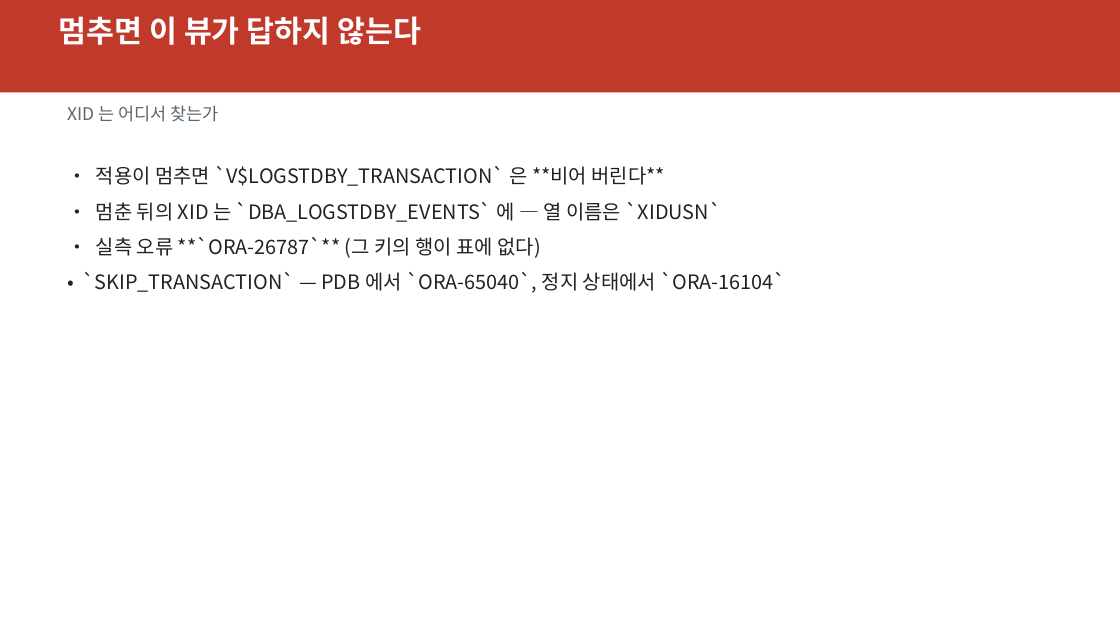
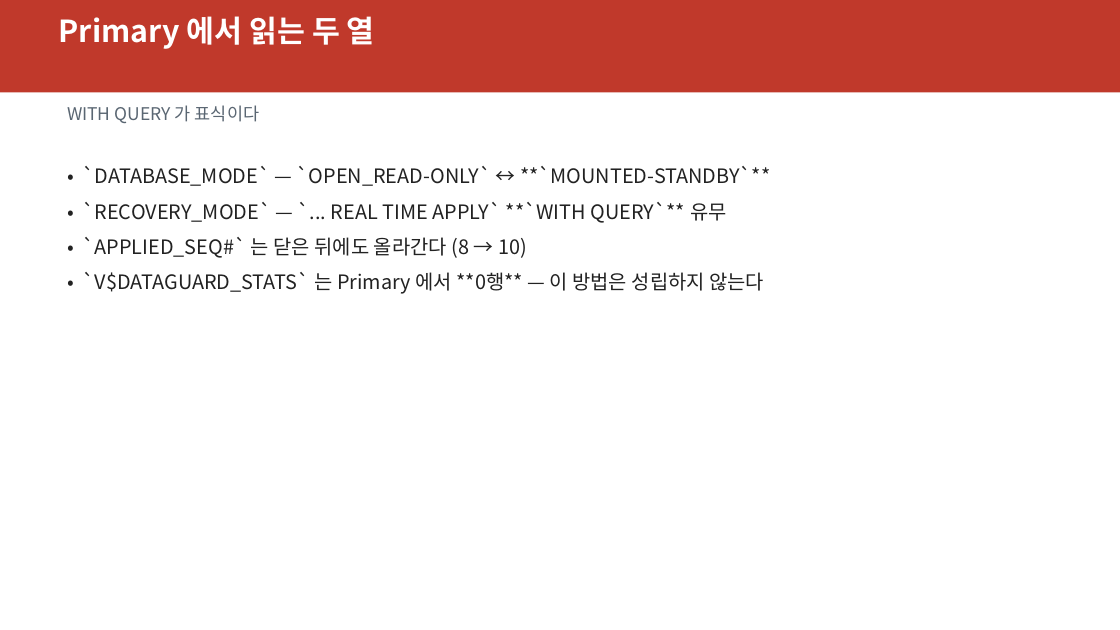
Before and after one commit to elpisk/OracleManual, a slide deck: slide 35 of ADG/15장/15장_V뷰기반모니터링과문제해결.pptx (slide 37 before the commit). Drawn at 1120x630 pixels with LibreOffice and Linux fonts; fonts in the diff are those of the drawing. Boxes give left, top, right and bottom in pixels: in the first picture for what was removed or moved away, otherwise in the second. Text is boxed around its words. In the diff, an @@ line names an element or a change of style, - is before the commit and + after.

```diff
--- a/ADG/15장/15장_V뷰기반모니터링과문제해결.pptx
+++ b/ADG/15장/15장_V뷰기반모니터링과문제해결.pptx
@@ text at [59, 16, 375, 49]: text changed @@
-멈추면 이 뷰가 답하지 않는다
+Primary 에서 읽는 두 열
@@ text at [67, 105, 259, 123]: text changed @@
-XID 는 어디서 찾는가
+WITH QUERY 가 표식이다
@@ text at [83, 166, 770, 294]: text changed @@
-• 적용이 멈추면 `V$LOGSTDBY_TRANSACTION` 은 **비어 버린다**
-• 멈춘 뒤의 XID 는 `DBA_LOGSTDBY_EVENTS` 에 — 열 이름은 `XIDUSN`
-• 실측 오류 **`ORA-26787`** (그 키의 행이 표에 없다)
-• `SKIP_TRANSACTION` — PDB 에서 `ORA-65040`, 정지 상태에서 `ORA-16104`
+• `DATABASE_MODE` — `OPEN_READ-ONLY` ↔ **`MOUNTED-STANDBY`**
+• `RECOVERY_MODE` — `... REAL TIME APPLY` **`WITH QUERY`** 유무
+• `APPLIED_SEQ#` 는 닫은 뒤에도 올라간다 (8 → 10)
+• `V$DATAGUARD_STATS` 는 Primary 에서 **0행** — 이 방법은 성립하지 않는다
```
Also in this commit, not shown: 11 other slides changed, 26 slides added, 32 slides removed, 12 other files.
